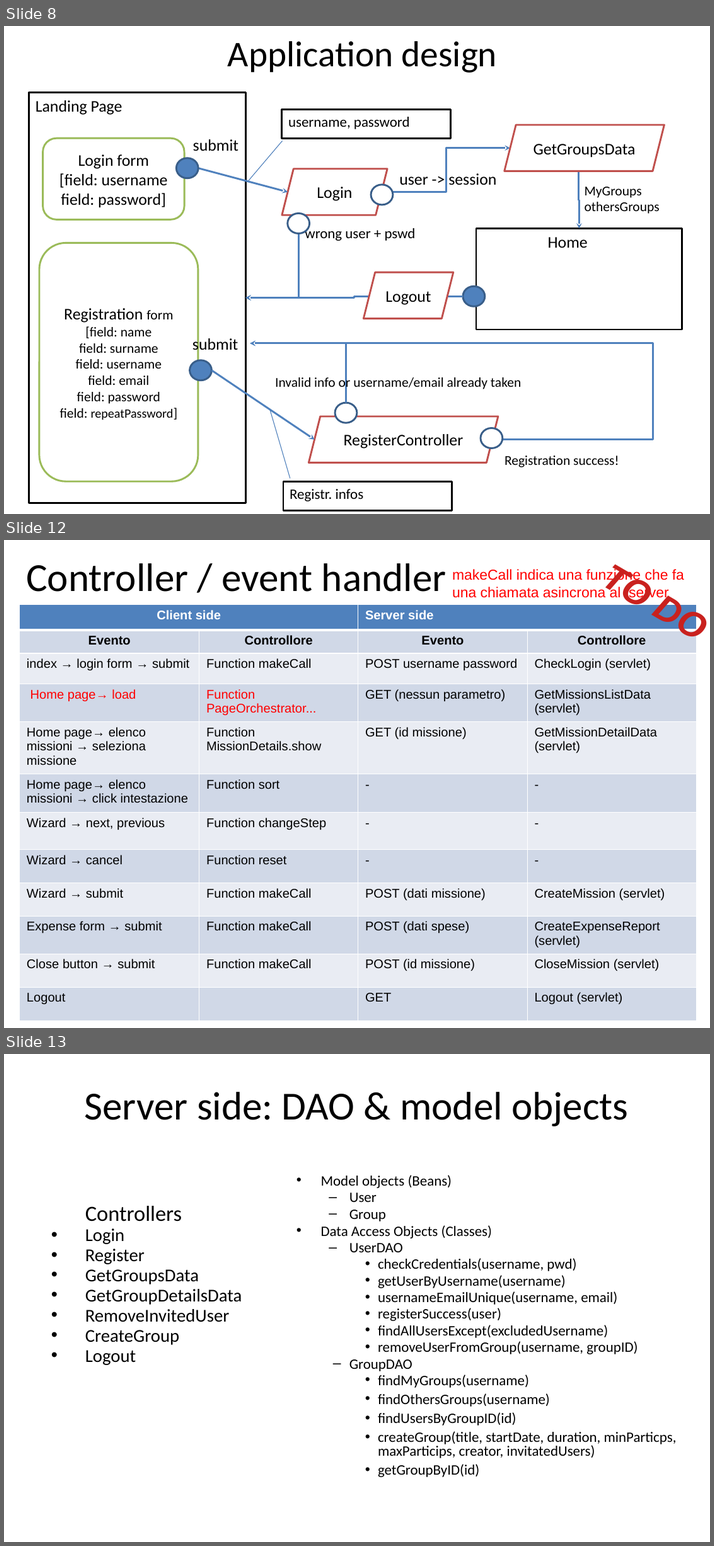
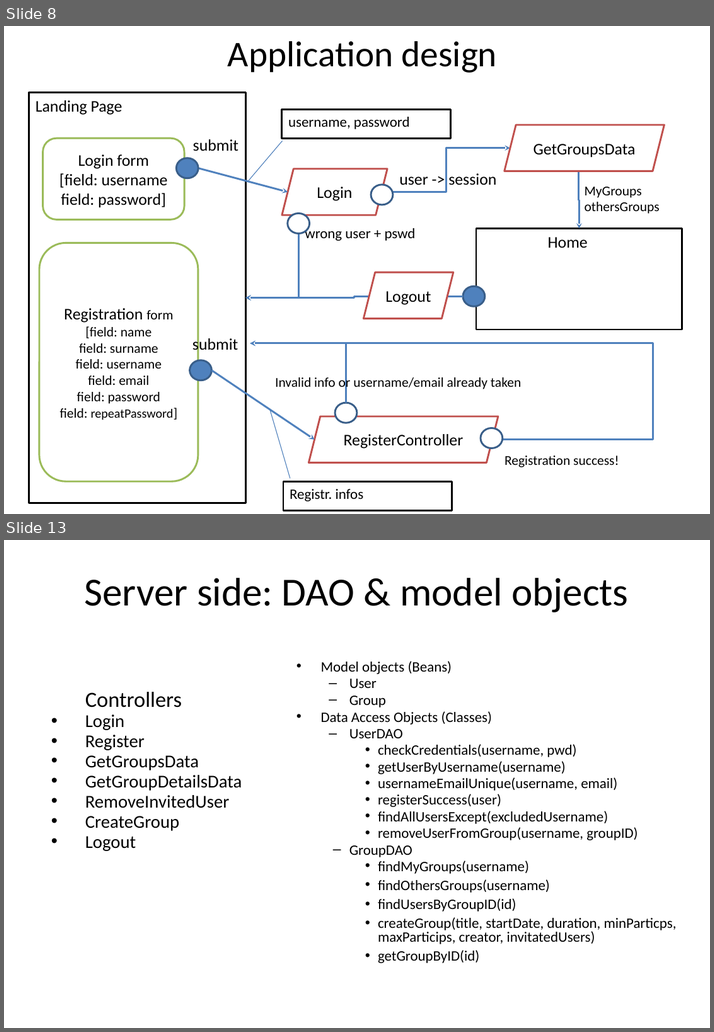
Before and after one commit to lucanotluka/Tecnologie-Informatiche-per-il-Web_-_Rich-Internet-Application, a slide deck: TIW-GruppiRIA.pptx. Shown one above the other, each under a label of ours: slides 8, 12 and 13 before the commit, slides 8 and 13 after it; the slides between them are not shown. The pictures are 714x1546 and 714x1032 pixels, drawn with LibreOffice and Linux fonts; fonts in the diff are those of the drawing. Boxes give left, top, right and bottom in pixels: in the first picture for what was removed or moved away, otherwise in the second. Text is boxed around its words. In the diff, an @@ line names an element or a change of style, - is before the commit and + after.

```diff
--- a/TIW-GruppiRIA.pptx
+++ b/TIW-GruppiRIA.pptx
@@ slide 12 removed at <box>4,540,710,1028</box>, background #FFFFFF @@
@@ title removed at <box>26,563,446,592</box> @@
-Controller / event handler
@@ text removed at <box>452,568,684,601</box> @@
-makeCall indica una funzione che fa una chiamata asincrona al server
@@ text removed at <box>599,564,698,634</box> @@
-TO DO
@@ table removed at <box>20,604,696,1023</box>, 12 rows, 4 columns @@
-Client side |  | Server side | 
-Evento | Controllore | Evento | Controllore
-index → login form → submit | Function makeCall | POST username password | CheckLogin (servlet)
-Home page→ load | Function PageOrchestrator... | GET (nessun parametro) | GetMissionsListData (servlet)
-Home page→ elenco missioni → seleziona missione | Function MissionDetails.show | GET (id missione) | GetMissionDetailData (servlet)
-Home page→ elenco missioni → click intestazione | Function sort | - | -
-Wizard → next, previous | Function changeStep | - | -
-Wizard → cancel | Function reset | - | -
-Wizard → submit | Function makeCall | POST (dati missione) | CreateMission (servlet)
-Expense form → submit | Function makeCall | POST (dati spese) | CreateExpenseReport (servlet)
-Close button → submit | Function makeCall | POST (id missione) | CloseMission (servlet)
-Logout |  | GET | Logout (servlet)
```
Also in this commit, not shown: 5 slides changed, 2 slides added, 1 other slide removed.
